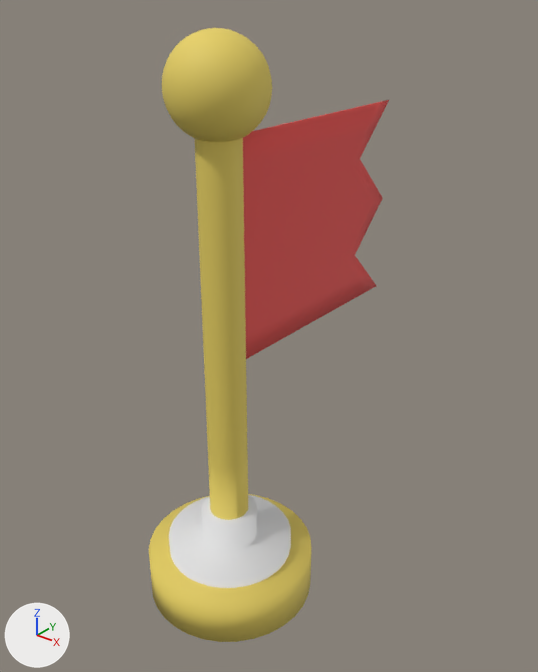
The FBX model Assets/Models/General/checkpoint_flag_animated.fbx: old version first, new version second.
Rendered twice from a 50 mm lens placed at (1.43, -1.56, 2.02), pointed at (-0.03, 0.26, 0.9). The lights are fixed; the arrows at lower left show +X, +Y and +Z. Where no turn or scale is listed for an object, it has been applied to the vertices.

Names of what the first picture shows: 'Pole'.
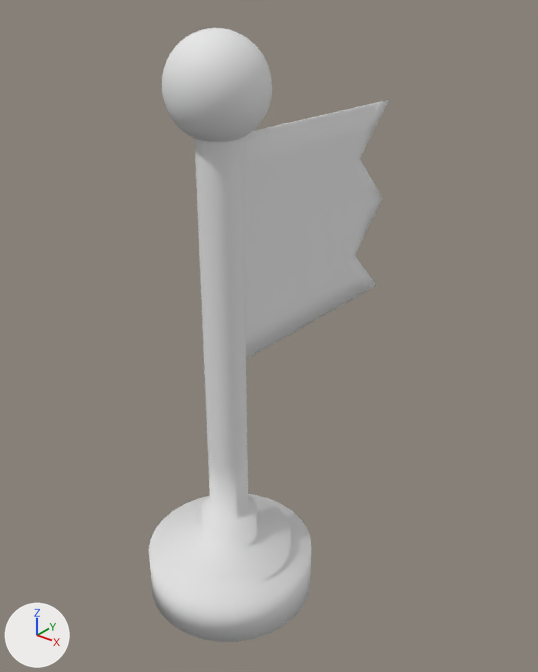
Pixel boxes [x1, y1, x2, y2] of what changed, in the pictures (538 x 672 px):
part 1 of me_plane, recoloured (red to white)
    both: [243, 100, 389, 359]
part 2 of me_plane, recoloured (yellow to white)
    both: [149, 28, 311, 642]

What changed in the scene script:
```text
Change me_plane:
    where me_plane.from_pydata(...)  # 1018 vertices, 983 faces; spans x -0.29..0.29, y -0.59..0.63, z -1.24..0.65
    used by ob_pole; location = (0.0, 0.298, 1.245)
    me_plane part 1: all 214 faces that had it switch from mat_flag (red #e7504d) to mat_pole_white (white #e7e7e7)
    me_plane part 2: all 641 faces that had it switch from mat_pole_gold (yellow #e7d062) to mat_pole_white (white #e7e7e7)
```
